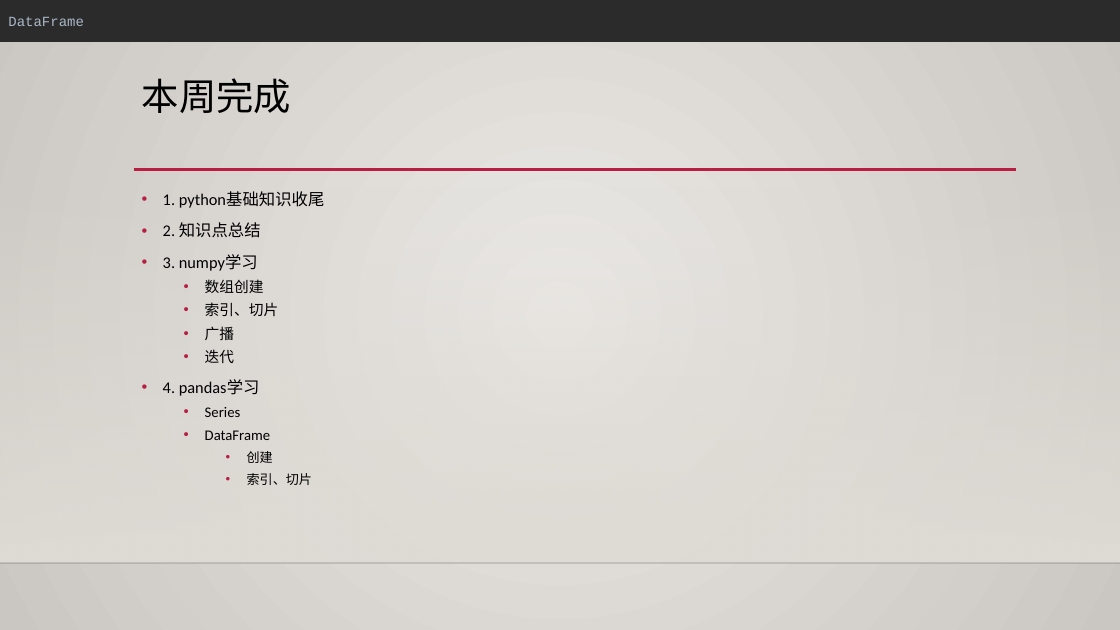
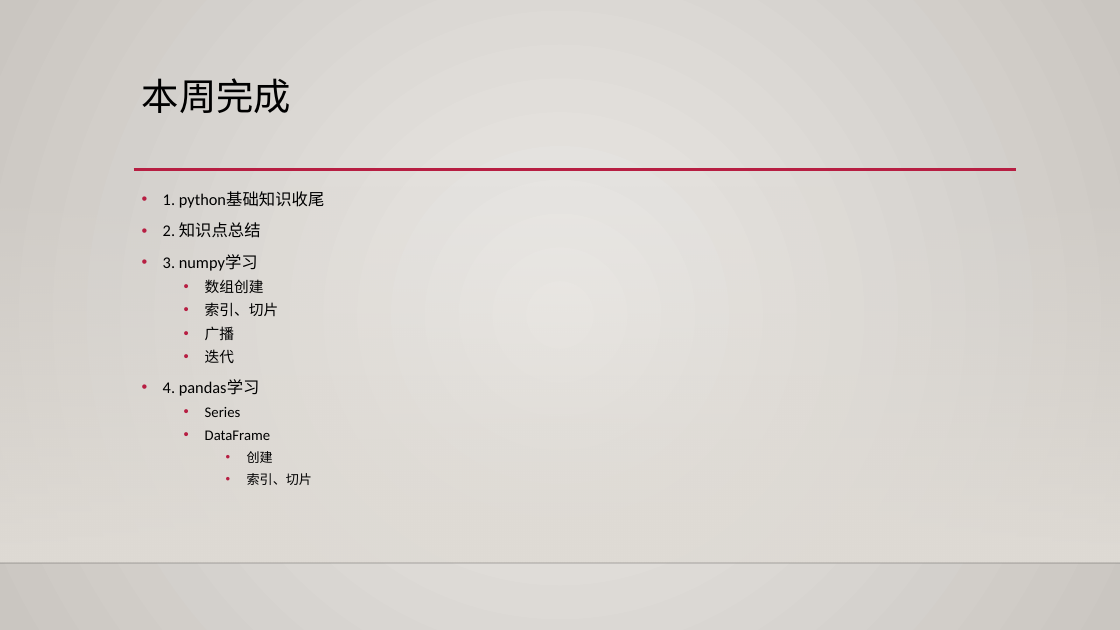
Before and after one commit to AndroidBirdBoom/pythonlearning, a slide deck: slide 2 of ppt/学习总结-20220601-08.pptx. Drawn at 1120x630 pixels with LibreOffice and Linux fonts; fonts in the diff are those of the drawing; background and template pictures are left out. Boxes give left, top, right and bottom in pixels: in the first picture for what was removed or moved away, otherwise in the second. Text is boxed around its words. In the diff, an @@ line names an element or a change of style, - is before the commit and + after.

```diff
--- a/ppt/学习总结-20220601-08.pptx
+++ b/ppt/学习总结-20220601-08.pptx
@@ rectangle removed at <box>0,0,1120,42</box> @@
-DataFrame
```
Also in this commit, not shown: 3 other files.
